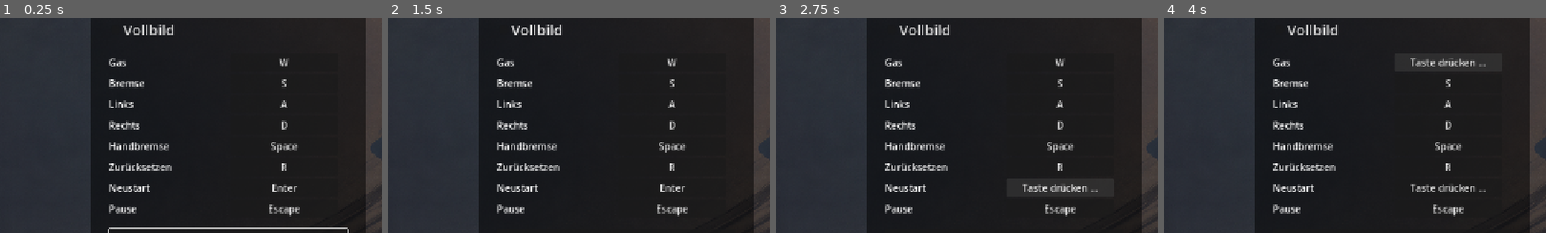
Above: before the commit, frames 1-4 (left to right).
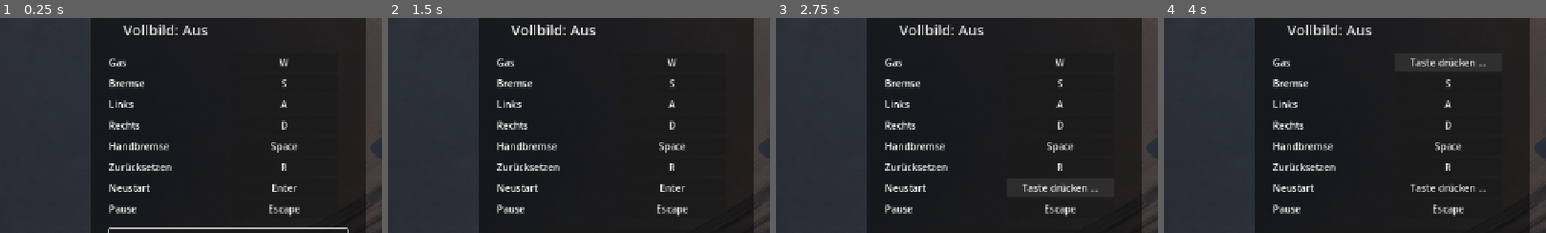
Above: after the commit, the same moments.

Repository: Mayo73/agenthub-backup
Game: Godot game, scene res://scenes/settings_menu.tscn
The game is run twice, just before and just after one commit, with the same random seed, the same clock (stepped at 60 frames per second) and the same inputs. This scene is started directly instead of the project's main scene.
Inputs:
- Up to frame 1 (0.25 s): no input
- Up to frame 2 (1.5 s): click "Vollbild" (after the commit: "Vollbild: Aus") at 0.5 s; click "Vollbild" (after the commit: "Vollbild: An") at 1.25 s
- Up to frame 3 (2.75 s): click "Enter" at 2 s
- Up to frame 4 (4 s): click "W" at 2.75 s; click "Taste drücken …" at 3.5 s
The pictures show only the part of the screen within x 20-70%, y 23-73%; the shares and areas given below are measured in that part.

The runs differ from the first frame. In frame 1, 0.2% of the frame differs, in the area x 45-55%, y 3-8%; in frame 2, 0.2%; in frame 3, 0.2%; in frame 4, 0.2%.

Commit message:
T-0256: Vollbild im Einstellungsmenü mit sichtbarem Zustand
Erstellt vom lokalen Agent (Modell qwen3.5:35b-a3b, Versuch 1 von 5).

Diff:
--- a/scripts/settings_menu.gd
+++ b/scripts/settings_menu.gd
@@ -12,6 +12,10 @@
 @onready var fullscreen_box: CheckBox = $Items/Fullscreen
 @onready var back_button: Button = $Items/Back
 
+## Beschriftung des Vollbild-Kästchens mit Zustand.
+static func fullscreen_label(on: bool) -> String:
+	return "Vollbild: An" if on else "Vollbild: Aus"
+
 func _ready() -> void:
 	click_player = AudioStreamPlayer.new()
 	click_player.name = "Click"
@@ -24,6 +28,7 @@
 
 	volume_slider.value = settings.volume
 	fullscreen_box.button_pressed = settings.fullscreen
+	fullscreen_box.text = fullscreen_label(settings.fullscreen)
 
 	volume_slider.value_changed.connect(_on_volume_changed)
 	fullscreen_box.toggled.connect(_on_fullscreen_toggled)
@@ -38,6 +43,7 @@
 
 
 func _on_fullscreen_toggled(on: bool) -> void:
+	fullscreen_box.text = fullscreen_label(on)
 	settings.fullscreen = on
 	settings.apply()
 
--- a/tests/test_settings_menu.gd
+++ b/tests/test_settings_menu.gd
@@ -77,3 +77,17 @@
 	check(image.texture != null, "image.texture sollte nicht null sein")
 	check(image.get_index() < menu.get_node("Items").get_index(), "BackgroundImage sollte vor Items kommen")
 	check(menu.get_node("ItemShade") is ColorRect, "ItemShade ist ColorRect")
+
+
+func test_vollbild_text() -> void:
+	check(menu.fullscreen_label(true) == "Vollbild: An", "fullscreen_label(true) sollte 'Vollbild: An' sein")
+	check(menu.fullscreen_label(false) == "Vollbild: Aus", "fullscreen_label(false) sollte 'Vollbild: Aus' sein")
+	check(menu.fullscreen_box.text == "Vollbild: Aus", "fullscreen_box.text sollte 'Vollbild: Aus' (Startwert) sein")
+
+
+func test_vollbild_umschalten() -> void:
+	menu._on_fullscreen_toggled(true)
+	check(menu.fullscreen_box.text == "Vollbild: An", "fullscreen_box.text sollte 'Vollbild: An' nach true sein")
+	menu._on_fullscreen_toggled(false)
+	check(menu.fullscreen_box.text == "Vollbild: Aus", "fullscreen_box.text sollte 'Vollbild: Aus' nach false sein")
+	DisplayServer.window_set_mode(DisplayServer.WINDOW_MODE_WINDOWED)
